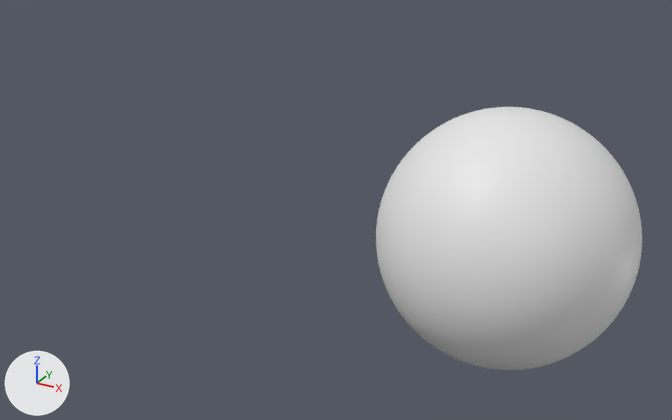
The Blender file Blender/blinn-phongLightModel.blend, before and after one commit.
Rendered twice from a 50 mm lens placed at (1.96, -6.25, 3.05), pointed at (-1.52, 0.08, -0.12). Every picture has the same lights, and +X, +Y and +Z are marked at lower left. Materials are left out; every surface is plain grey.

Script lines for the objects in view, before the commit:
```python
me_sphere = bpy.data.meshes.new('Sphere')
me_sphere.from_pydata(...)  # a UV sphere (32 segments, 16 rings, poles along z) spanning x -1.0..1.0, y -1.0..1.0, z -1.0..1.0
me_sphere.polygons.foreach_set('use_smooth', [True] * 512)
me_sphere.materials.append(mat_material_001)
ob_sphere = bpy.data.objects.new('Sphere', me_sphere)
ob_sphere.location = (0.0, 0.0, 0.0)
_m = ob_sphere.modifiers.new('Subdivision', 'SUBSURF')
_m.levels = 2
```
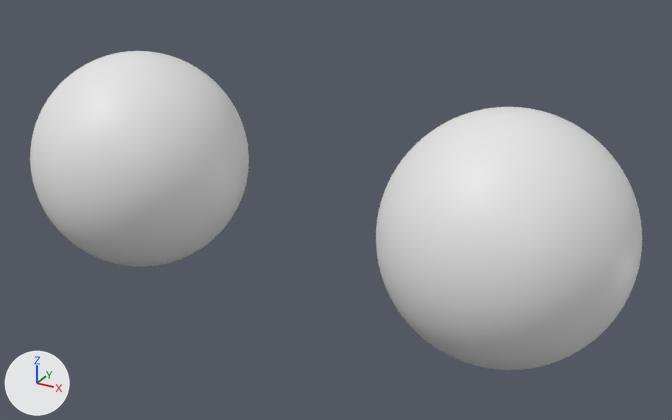
Pixel boxes [x1, y1, x2, y2] of what changed, in the pictures (672 x 420 px):
'Sphere.001', added: after [30, 51, 249, 267]

What changed in the scene script:
```text
Add me_sphere_001:
    me_sphere_001.from_pydata(...)  # a UV sphere (32 segments, 16 rings, poles along z) spanning x -1.0..1.0, y -1.0..1.0, z -1.0..1.0
    me_sphere_001.polygons.foreach_set('use_smooth', [True] * 512)
Add ob_sphere_001:
    ob_sphere_001 = bpy.data.objects.new('Sphere.001', me_sphere_001)
    ob_sphere_001.location = (-3.529, 0.0, 0.0)
    _m = ob_sphere_001.modifiers.new('Subdivision', 'SUBSURF')
    _m.levels = 2
```
